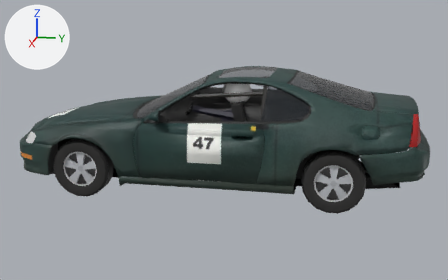
Before and after pictures for a commit that changed the glTF model public/cars/field/models/47.glb.
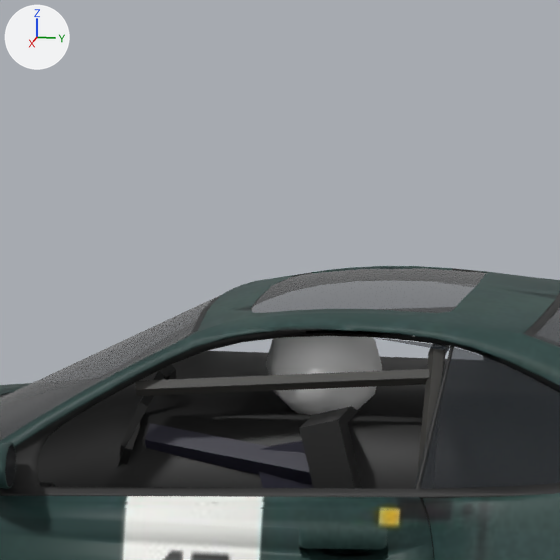
There are two pictures of each version: one whole from a 50 mm lens placed at (6.53, 1.36, 2.1), pointed at (0.03, 0.06, 0.48), one close up on the part from 35% to 66% of the width and 0% to 50% of the height. The lights are fixed; the arrows at upper left show +X, +Y and +Z. The first two pictures are the older version. Vertices at exactly the same position are counted once.

Objects in the first close-up: 'body'.
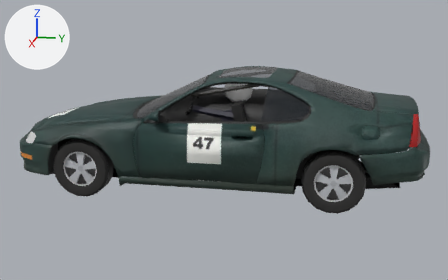
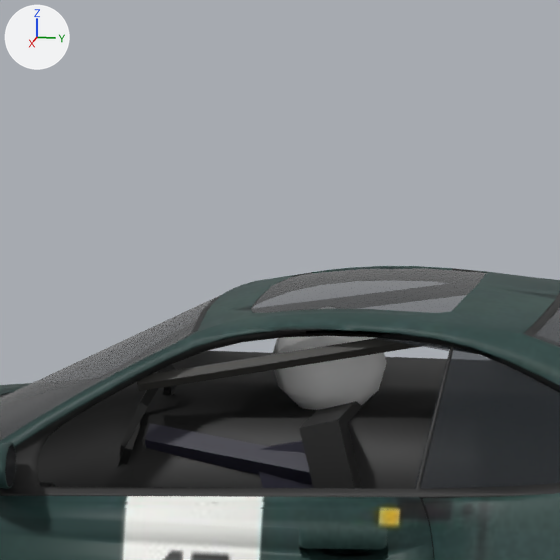
Pixel boxes [x1, y1, x2, y2] of what changed, in the close-ups (560 x 560 px; the box of a moved part takes in the faces that stretch with it):
part 1 of me_body_mesh, moved or reshaped: before [266, 336, 382, 415]; after [272, 336, 387, 410]
part 2 of me_body_mesh, added: after [137, 338, 477, 391]
part 3 of me_body_mesh, deleted: before [416, 344, 487, 526]
part 4 of me_body_mesh, deleted: before [135, 369, 430, 396]

Diff of the bpy script that builds the scene:
```diff
--- a/public/cars/field/models/47.glb.py
+++ b/public/cars/field/models/47.glb.py
@@ me_body_mesh @@
 # used by ob_body; location = (0.0, 0.0, 0.0)
 # verts and faces of me_body_mesh; kept vertices keep their numbers, new ones are numbered from 5505
 # before: 3146 (0.58, 0.58, 1.1), 3147 (0.57, 0.57, 1.12), 3148 (0.54, 0.57, 1.11), 3149 (0.54, 0.57, 1.09), 3150 (0.57, 0.58, 1.08)
 # before: 3151 (0.62, -0.16, 1.05) at pixel (135, 389), 3152 (0.61, -0.16, 1.07), 3153 (0.59, -0.16, 1.06), 3154 (0.59, -0.16, 1.04), 3155 (0.61, -0.16, 1.03) at pixel (136, 396)
-me_body_mesh.from_pydata(...)  # 5505 vertices, 7797 faces; spans x -0.93..0.93, y -2.19..2.19, z 0.13..1.26
+me_body_mesh.from_pydata(...)  # 5500 vertices, 7787 faces; spans x -0.93..0.93, y -2.19..2.19, z 0.13..1.26
+# me_body_mesh part 1: the loose piece of 42 vertices spanning x 0.24..0.5, y 0.11..0.41, z 0.94..1.22 is moved by (-0.07, 0.0, 0.0)
+# me_body_mesh part 2: a new loose piece of 20 vertices spanning x 0.47..0.61, y -0.17..1.06, z 1.04..1.2, in mat_car47_livery (picture img_livery)
+# me_body_mesh part 3: the loose piece of 55 vertices spanning x -0.8..0.8, y 0.55..0.6, z 0.63..1.2 is deleted
+# me_body_mesh part 4
+delete_vertices([*range(3146, 3156)])  # with the faces that use them
+# other edits to the shape of me_body_mesh do not show in these pictures
 me_body_mesh.materials.append(mat_car47_livery)
```
